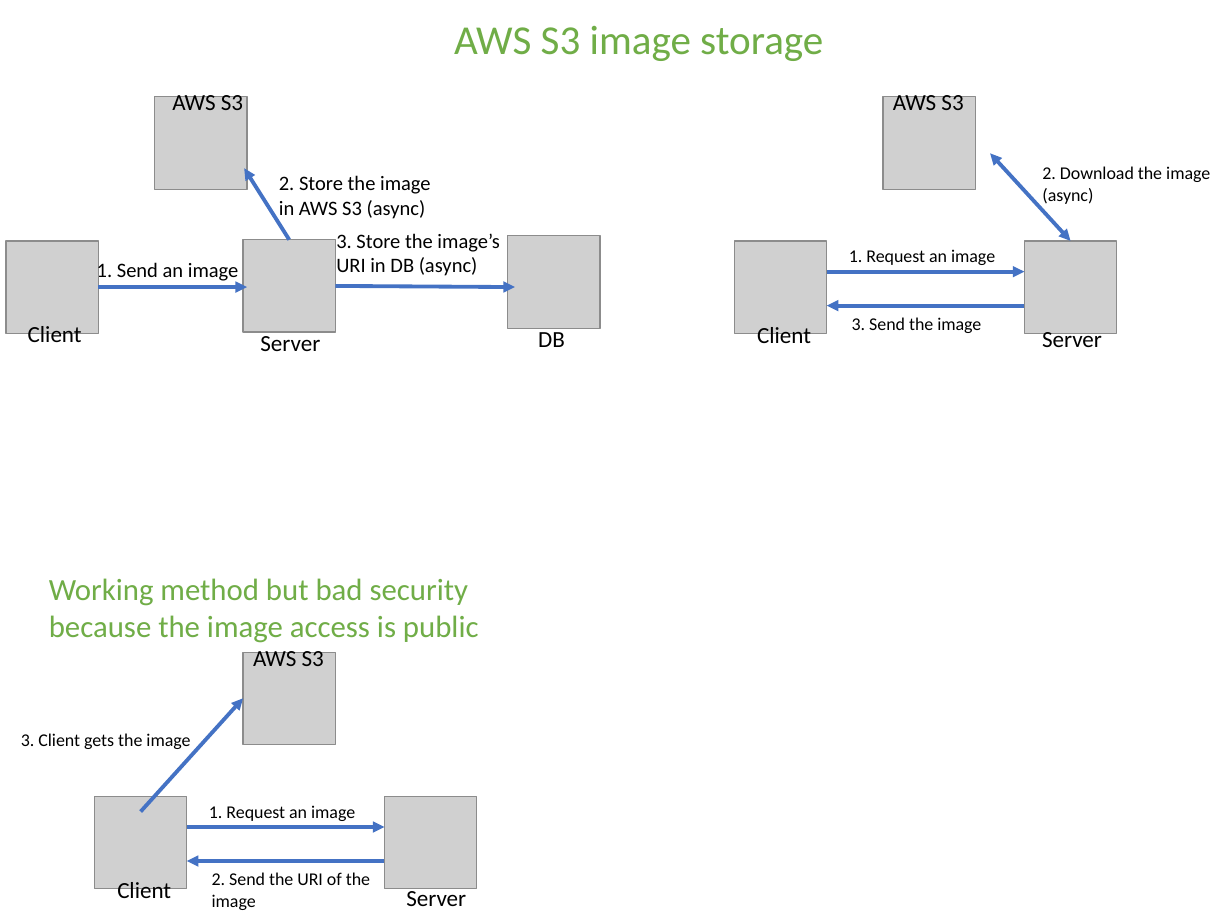
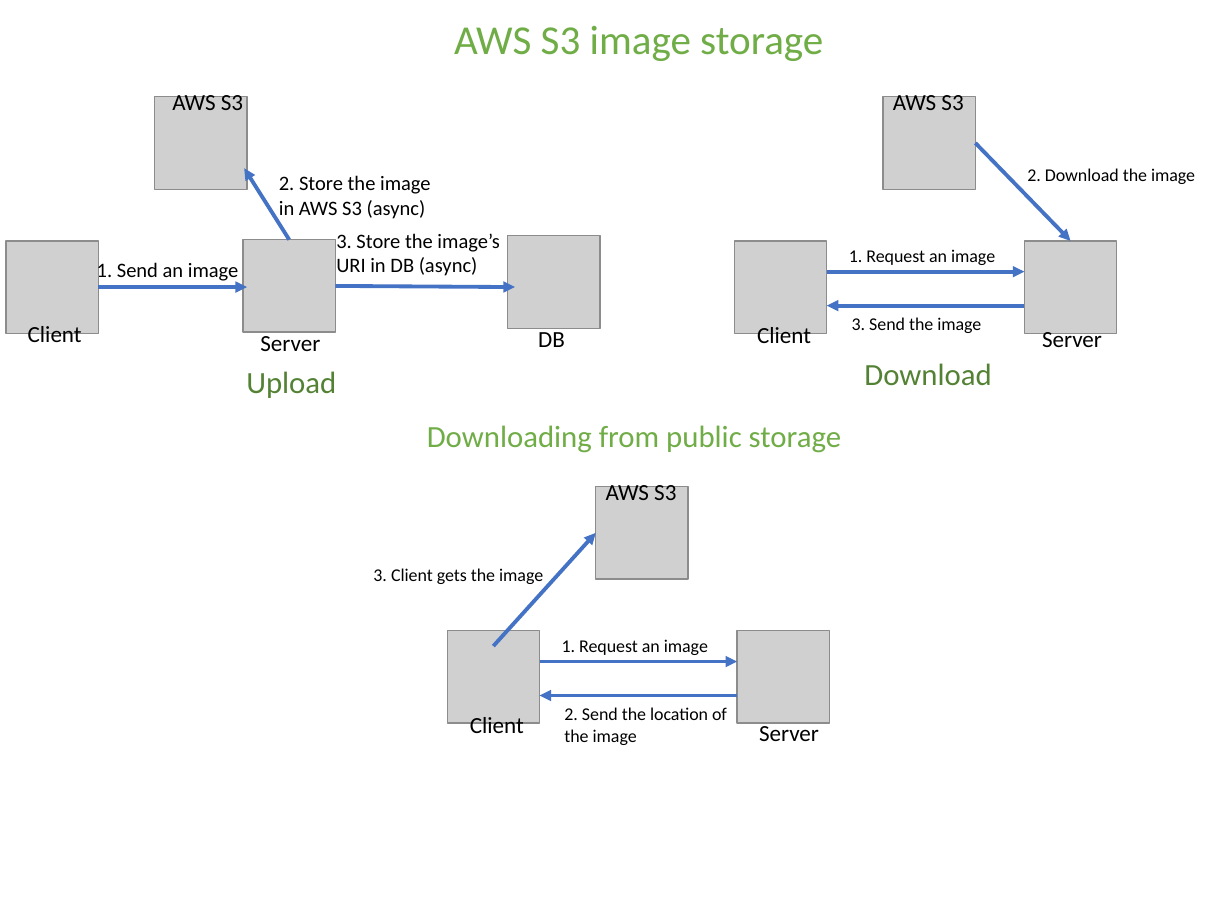
Before and after one commit to vacu9708/Shopping-mall, a slide deck: slide 2 of Architecture.pptx. Drawn at 1232x924 pixels with LibreOffice and Linux fonts; fonts in the diff are those of the drawing; grey boxes stand for pictures. Boxes give left, top, right and bottom in pixels: in the first picture for what was removed or moved away, otherwise in the second. Text is boxed around its words. In the diff, an @@ line names an element or a change of style, - is before the commit and + after.

```diff
--- a/Architecture.pptx
+++ b/Architecture.pptx
@@ double arrow moved from (991, 154) - (1071, 241) to (976, 143) - (1071, 241) @@
@@ double arrow (976, 143) - (1071, 241): double arrow to arrow @@
@@ text "2. Download the image": place and size @@
-text "2. Download the image" at (1042,166,1210,204)
+text "2. Download the image" at (1027,168,1195,184)
@@ text at (1042,188,1093,204): paragraph removed @@
-(async)
@@ text added at (246,371,336,398), 18 pt, text #548235 @@
+Upload
@@ text added at (864,363,991,386), 18 pt, text #548235 @@
+Download
@@ text at (427,425,841,453): text changed @@
-Working method but bad security
-because the image access is public
+Downloading from public storage
@@ 3 texts, 3 arrows, 2 pictures: place and size @@
-3 texts, 3 arrows, 2 pictures at (117,646,477,906)
+3 texts, 3 arrows, 2 pictures at (470,481,829,741)
@@ 2 texts, 1 picture: place and size @@
-2 texts, 1 picture at (21,733,355,888)
+2 texts, 1 picture at (373,568,708,723)
@@ text at (564,707,727,745): text changed @@
-2. Send the URI of the image
+2. Send the location of the image
```
Also in this commit, not shown: 2 other files.
